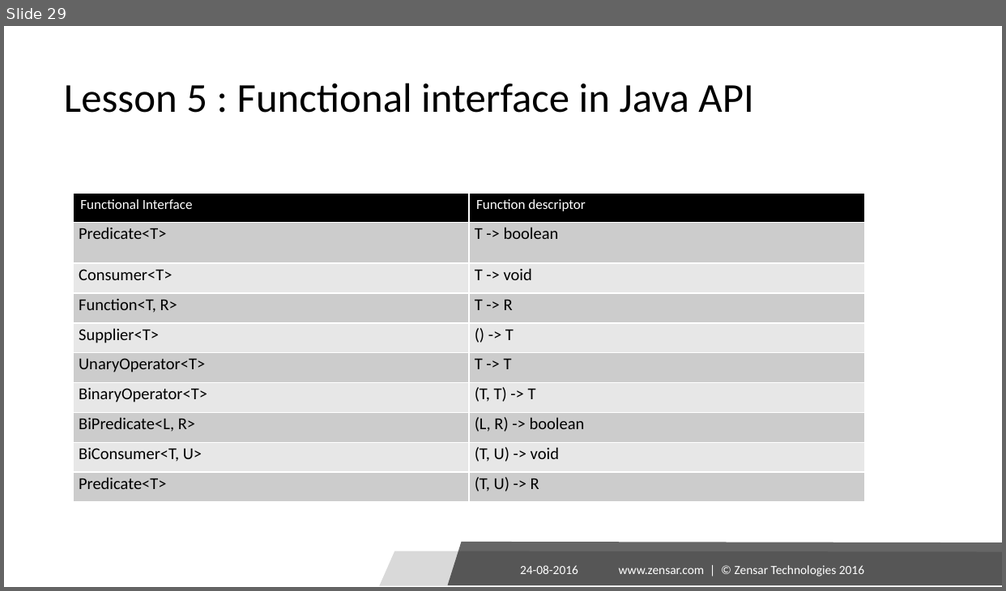
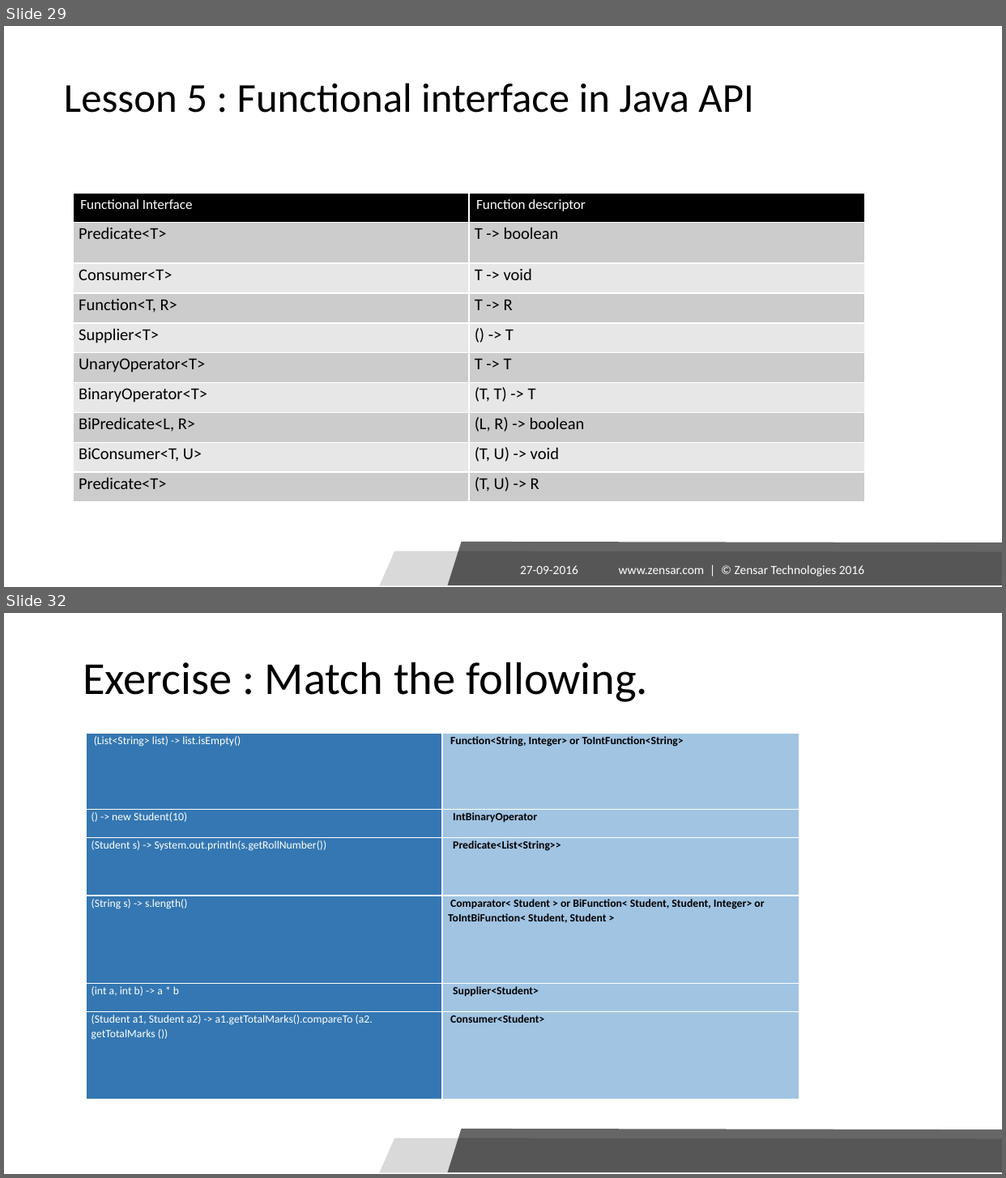
Before and after one commit to rajesh-parab/training, a slide deck: FUNCTIONAL_JAVA/Lambdas/Zensar_Java8_Lambda_Trainings.pptx. Shown one above the other, each under a label of ours: slide 29 before the commit, slides 29 and 32 after it; the slides between them are not shown. The pictures are 1006x591 and 1006x1178 pixels, drawn with LibreOffice and Linux fonts; fonts in the diff are those of the drawing; background and template pictures are left out. Boxes give left, top, right and bottom in pixels: in the first picture for what was removed or moved away, otherwise in the second. Text is boxed around its words. In the diff, an @@ line names an element or a change of style, - is before the commit and + after.

```diff
--- a/FUNCTIONAL_JAVA/Lambdas/Zensar_Java8_Lambda_Trainings.pptx
+++ b/FUNCTIONAL_JAVA/Lambdas/Zensar_Java8_Lambda_Trainings.pptx
@@ slide 32 added at [4,613,1002,1174], background #FFFFFF; not listed: 2 template elements that a slide beside it also shows @@
@@ title added at [83,662,648,702], 33 pt, text #000000 @@
+Exercise : Match the following.
@@ table added at [86,733,799,1100], 6 rows, 2 columns @@
+(List<String> list) -> list.isEmpty() | Function<String, Integer> or ToIntFunction<String>
+() -> new Student(10) | IntBinaryOperator
+(Student s) -> System.out.println(s.getRollNumber()) | Predicate<List<String>>
+(String s) -> s.length() | Comparator< Student > or BiFunction< Student, Student, Integer> or ToIntBiFunction< Student, Student >
+(int a, int b) -> a * b | Supplier<Student>
+(Student a1, Student a2) -> a1.getTotalMarks().compareTo (a2. getTotalMarks ()) | Consumer<Student>
@@ slide 29 changed as well @@
@@ text at [520,565,578,574]: text changed @@
-24-08-2016
+27-09-2016
```
Also in this commit, not shown: 46 other slides changed, 2 other slides added, 11 other files.
